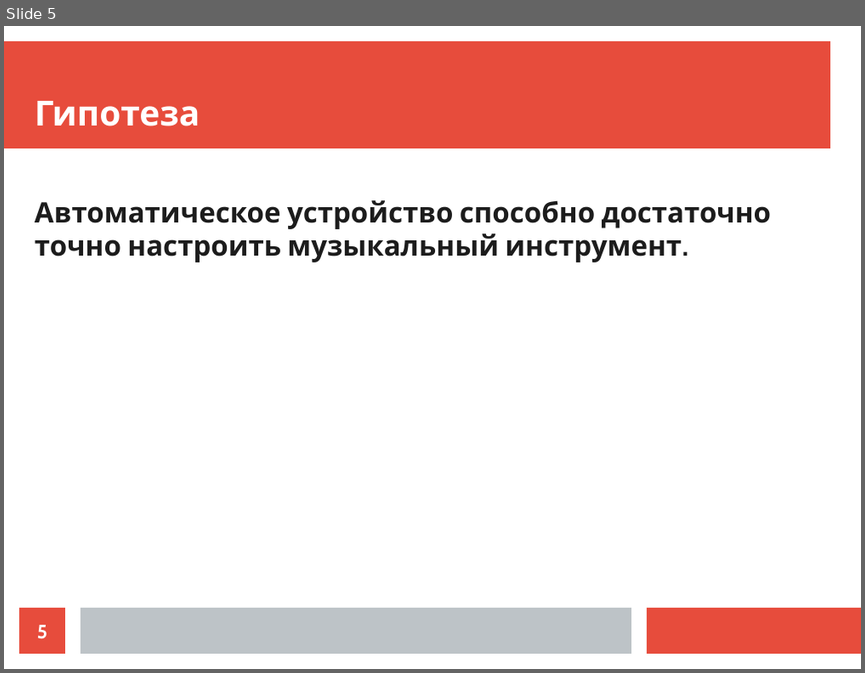
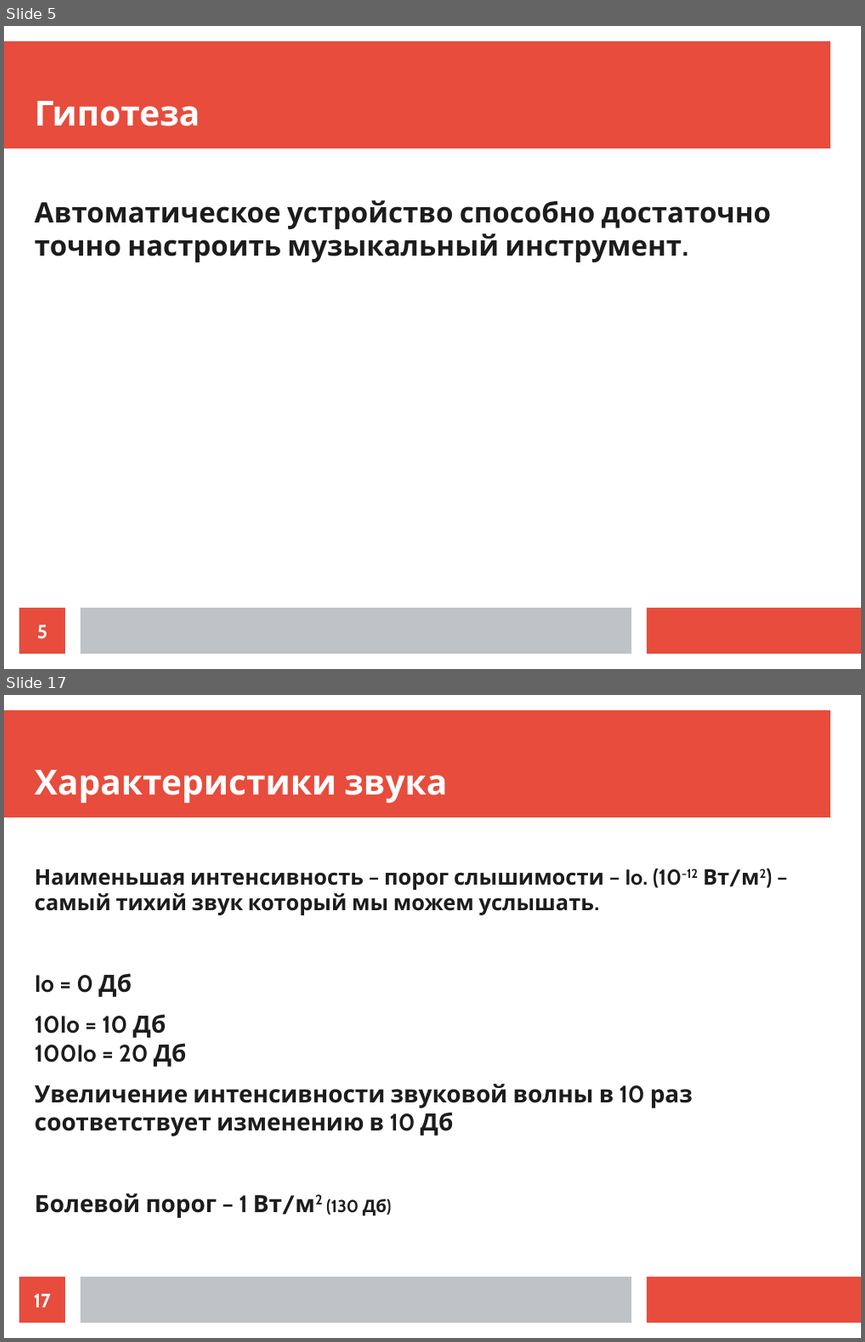
Before and after one commit to egusator/guitar_tuner, a slide deck: doc/presentation.odp. Shown one above the other, each under a label of ours: slide 5 before the commit, slides 5 and 17 after it; the slides between them are not shown. The pictures are 865x673 and 865x1342 pixels, drawn with LibreOffice and Linux fonts; fonts in the diff are those of the drawing. Boxes give left, top, right and bottom in pixels: in the first picture for what was removed or moved away, otherwise in the second. Text is boxed around its words. In the diff, an @@ line names an element or a change of style, - is before the commit and + after.

```diff
--- a/doc/presentation.odp
+++ b/doc/presentation.odp
@@ slide 17 added at [4,695,861,1338], background #FFFFFF; not listed: 3 template elements that a slide beside it also shows @@
@@ title added at [35,770,447,803], 32 pt, text #FFFFFF, bold @@
+Характеристики звука
@@ text added at [35,868,729,1218], 22 pt, text #1C1C1C, bold @@
+Наименьшая интенсивность – порог слышимости – Io. (10-12 Вт/м2) –самый тихий звук который мы можем услышать.
+Io = 0 Дб
+10Io = 10 Дб
+100Io = 20 Дб
+Увеличение интенсивности звуковой волны в 10 раз соответствует изменению в 10 Дб
+Болевой порог – 1 Вт/м2 (130 Дб)
@@ page number added at [19,1276,65,1322], fill #E74C3C, 18 pt, text #FFFFFF, bold @@
+17
```
Also in this commit, not shown: 1 slide changed, 12 other slides added, 3 slides removed, 1 other file.
